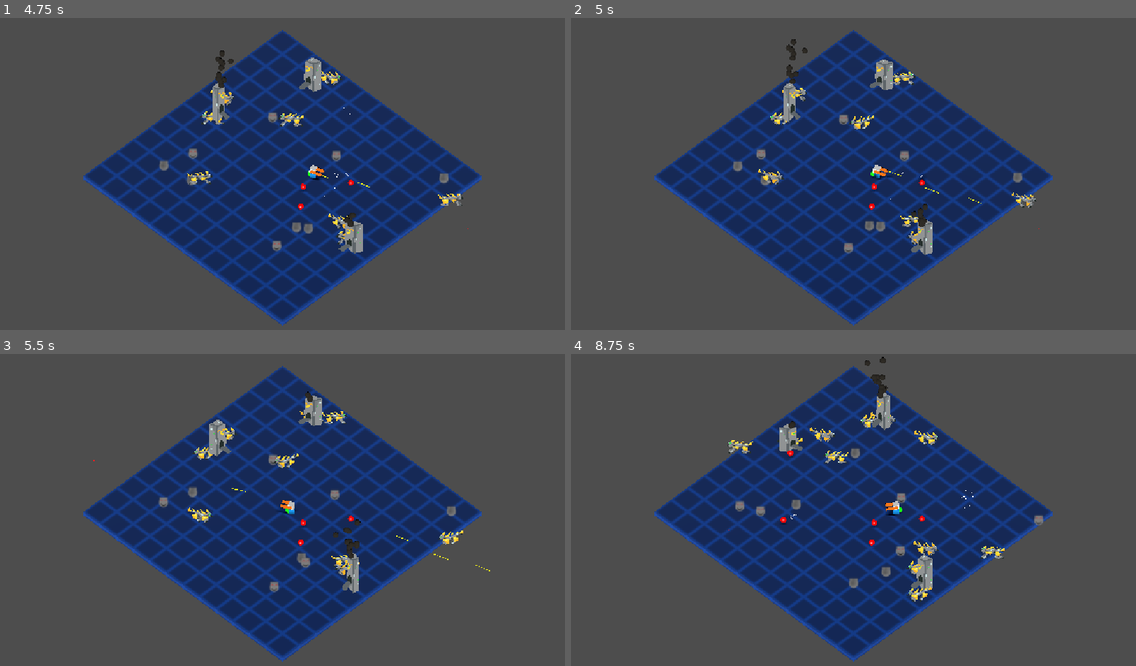
Above: before the commit, frames 1-4 (two rows, left to right).
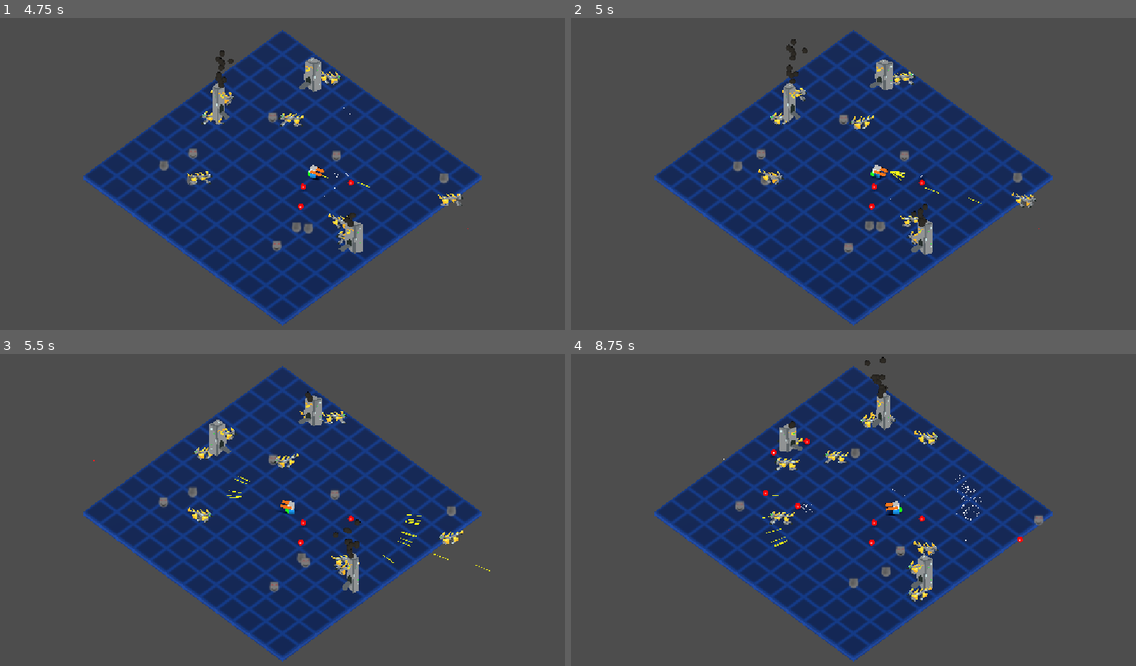
Above: after the commit, the same moments.

Repository: Gamkedo/terminus-2k28
Game: Godot game, scene res://level_menu.tscn
Same seed, same stepped clock (60 frames per second), same inputs: the game is played once before the commit and once after it.
Inputs (mouse positions are in pixels of both pictures, inside the frame that each line leads up to):
- Up to frame 1 (4.75 s): click (84, 145) at 0.5 s; move the mouse to (406, 161) at 1.27 s; press the mouse at (406, 161) at 1.28 s; hold D (walk_right) 1.28-2.03 s; move the mouse to (169, 192) at 2.02 s; release the mouse at (169, 192) at 2.03 s; hold S (walk_down) 2.03-2.78 s; click (169, 192) at 2.1 s; move the mouse to (339, 108) at 2.77 s; press the mouse at (339, 108) at 2.78 s; hold D (walk_right) 2.78-3.53 s; move the mouse to (254, 239) at 3.52 s; release the mouse at (254, 239) at 3.53 s; hold W (walk_up) 3.53-4.28 s; click (254, 239) at 3.6 s; move the mouse to (452, 223) at 4.27 s; press the mouse at (452, 223) at 4.28 s; hold A (walk_left) from 4.28 s (still down)
- Up to frame 2 (5 s): keep holding A (walk_left); tap Q (debug_cycle_weapon, bound only after the commit) at 4.9 s
- Up to frame 3 (5.5 s): keep holding A (walk_left); move the mouse to (113, 466) at 5.02 s; release the mouse at (113, 466) at 5.03 s; click (113, 466) at 5.1 s
- Up to frame 4 (8.75 s): move the mouse to (881, 513) at 5.77 s; release A (walk_left) at 5.78 s; press the mouse at (881, 513) at 5.78 s; hold S (walk_down) 5.78-6.53 s; move the mouse to (768, 432) at 6.52 s; release the mouse at (768, 432) at 6.53 s; hold D (walk_right) 6.53-7.28 s; click (768, 432) at 6.6 s; move the mouse to (977, 497) at 7.27 s; press the mouse at (977, 497) at 7.28 s; hold W (walk_up) 7.28-8.03 s; move the mouse to (740, 528) at 8.02 s; release the mouse at (740, 528) at 8.03 s; hold D (walk_right) from 8.03 s (still down); click (740, 528) at 8.1 s

Frame 1 is identical in both runs. In frame 2, less than 0.1% of the frame differs, in the area x 54-60%, y 48-53%; in frame 3, less than 0.1%; in frame 4, 0.8%, in the area x 27-80%, y 23-66%.

Commit message:
Add Support for Switching Weapons and Sample Shotgun
A base weapon class that fires 1 projectile and a shotgun class that fires with a random spread.

Diff:
--- a/Scenes - Objects/player.tscn
+++ b/Scenes - Objects/player.tscn
@@ -1,6 +1,9 @@
 [gd_scene format=3 uid="uid://eewdly8oh15j"]
 
 [ext_resource type="Script" uid="uid://26qf6gylnoet" path="res://Scripts/gameplay/player.gd" id="1_4flbx"]
+[ext_resource type="Script" uid="uid://bex66uinswavl" path="res://Scripts/gameplay/weapons/weapon.gd" id="2_s0tvp"]
+[ext_resource type="PackedScene" uid="uid://cblqj4rysl46l" path="res://Scenes - Objects/laser_bolt.tscn" id="3_iv4hd"]
+[ext_resource type="Script" uid="uid://cj7eq14viaaad" path="res://Scripts/gameplay/weapons/shotgun.gd" id="4_iv4hd"]
 
 [sub_resource type="BoxMesh" id="BoxMesh_7tbbo"]
 
@@ -82,3 +85,15 @@
 transform = Transform3D(0.3, 0, 0, 0, 0.3, 0, 0, 0, 0.3, 0.30974174, 0.93932295, -6.3473606)
 mesh = SubResource("SphereMesh_4flbx")
 surface_material_override/0 = SubResource("StandardMaterial3D_onrkg")
+
+[node name="Laser" type="Node" parent="." unique_id=160993058]
+script = ExtResource("2_s0tvp")
+sound_effect_path = "res://Sound Effects/laserShoot.wav"
+projectile_scene = ExtResource("3_iv4hd")
+metadata/_custom_type_script = "uid://bex66uinswavl"
+
+[node name="LaserShotgun" type="Node" parent="." unique_id=1230999399]
+script = ExtResource("4_iv4hd")
+sound_effect_path = "res://Sound Effects/laserShoot.wav"
+projectile_scene = ExtResource("3_iv4hd")
+metadata/_custom_type_script = "uid://cj7eq14viaaad"
--- a/Scripts/gameplay/player.gd
+++ b/Scripts/gameplay/player.gd
@@ -16,6 +16,8 @@
 var last_direction := Vector3.FORWARD
 var reload_time := 0.0
 var alternate_cannon_left := true
+var weapons: Array[Weapon] = []
+var active_weapon = 0
 
 var health_max: float = 100.00
 var health_current: float = health_max
@@ -51,6 +53,11 @@
 	if camera.has_method("set_player"): # not currently needed in all scenes
 		camera.set_player(self)
 
+	#set up weapons
+	for child in get_children():
+		if not (child is Weapon):
+			continue
+		weapons.append(child)
 
 func _process(delta):
 	reload_time -= delta
@@ -58,23 +65,22 @@
 	joypad_aim() # This will override mouseaim IF the joystick vector is greater than the deadzone
 	look_at_cursor()
 
-	if Input.is_action_pressed("fire") and reload_time <= 0.0:
-		reload_time = FIRE_RATE
+	if Input.is_action_pressed("fire") and weapons[active_weapon].can_fire():
 		fire()
 	if Input.is_action_pressed("ui_cancel"):
 		get_tree().change_scene_to_file("res://level_menu.tscn")
+	if Input.is_action_just_pressed("debug_cycle_weapon"):
+		# Quick test for swapping weapons
+		active_weapon += 1
+		if active_weapon >= weapons.size():
+			active_weapon = 0
+
 
 func fire():
-	var laser := LASER_TSCN.instantiate()
-	get_tree().current_scene.add_child(laser)
-	AudioStreamManager.play_sfx("res://Sound Effects/laserShoot.wav", AudioStreamManager.PlaybackMode.RANDOM_PITCH)
-
 	if alternate_cannon_left:
-		laser.global_position = muzzleA.global_position
-		laser.global_rotation = muzzleA.global_rotation
+		weapons[active_weapon].fire(muzzleA.global_position, muzzleA.global_rotation)
 	else:
-		laser.global_position = muzzleB.global_position
-		laser.global_rotation = muzzleB.global_rotation
+		weapons[active_weapon].fire(muzzleB.global_position, muzzleB.global_rotation)
 	alternate_cannon_left = !alternate_cannon_left
 
 func _physics_process(delta: float) -> void:
--- /dev/null
+++ b/Scripts/gameplay/weapons/shotgun.gd
@@ -0,0 +1,16 @@
+extends Weapon
+class_name Shotgun
+
+@export var min_projectiles := 4
+@export var max_projectiles := 10
+@export_range(0.0, PI) var spread := 0.4
+
+func fire(pos, rot) -> void:
+	reload_time = fire_rate
+	for _i in randi_range(min_projectiles, max_projectiles):
+		var projectile := projectile_scene.instantiate()
+		get_tree().current_scene.add_child(projectile)
+		projectile.global_position = pos
+		projectile.global_rotation = rot
+		projectile.rotate_y(randf_range(-spread, spread)) # random spread
+	AudioStreamManager.play_sfx(sound_effect_path, AudioStreamManager.PlaybackMode.RANDOM_PITCH)
--- /dev/null
+++ b/Scripts/gameplay/weapons/weapon.gd
@@ -0,0 +1,25 @@
+extends Node
+class_name Weapon
+
+@export var sound_effect_path: String
+@export var projectile_scene: PackedScene
+@export_range(0.01, 2.0, 0.01) var fire_rate := 0.2
+
+var reload_time := 0.0
+
+func _ready() -> void:
+	pass
+
+func _process(delta: float) -> void:
+	reload_time -= delta
+
+func fire(pos, rot) -> void:
+	reload_time = fire_rate
+	var projectile := projectile_scene.instantiate()
+	get_tree().current_scene.add_child(projectile)
+	projectile.global_position = pos
+	projectile.global_rotation = rot
+	AudioStreamManager.play_sfx(sound_effect_path, AudioStreamManager.PlaybackMode.RANDOM_PITCH)
+
+func can_fire() -> bool:
+	return reload_time <= 0.0
--- a/project.godot
+++ b/project.godot
@@ -117,6 +117,11 @@
 "events": [Object(InputEventKey,"resource_local_to_scene":false,"resource_name":"","device":-1,"window_id":0,"alt_press …(192 unchanged characters)…
 ]
 }
+debug_cycle_weapon={
+"deadzone": 0.2,
+"events": [Object(InputEventKey,"resource_local_to_scene":false,"resource_name":"","device":-1,"window_id":0,"alt_pressed":false,"shift_pressed":false,"ctrl_pressed":false,"meta_pressed":false,"pressed":false,"keycode":0,"physical_keycode":81,"key_label":0,"unicode":113,"location":0,"echo":false,"script":null)
+]
+}
 
 [physics]
 
Not shown, added: Scripts/gameplay/weapons/shotgun.gd.uid
Not shown, added: Scripts/gameplay/weapons/weapon.gd.uid
